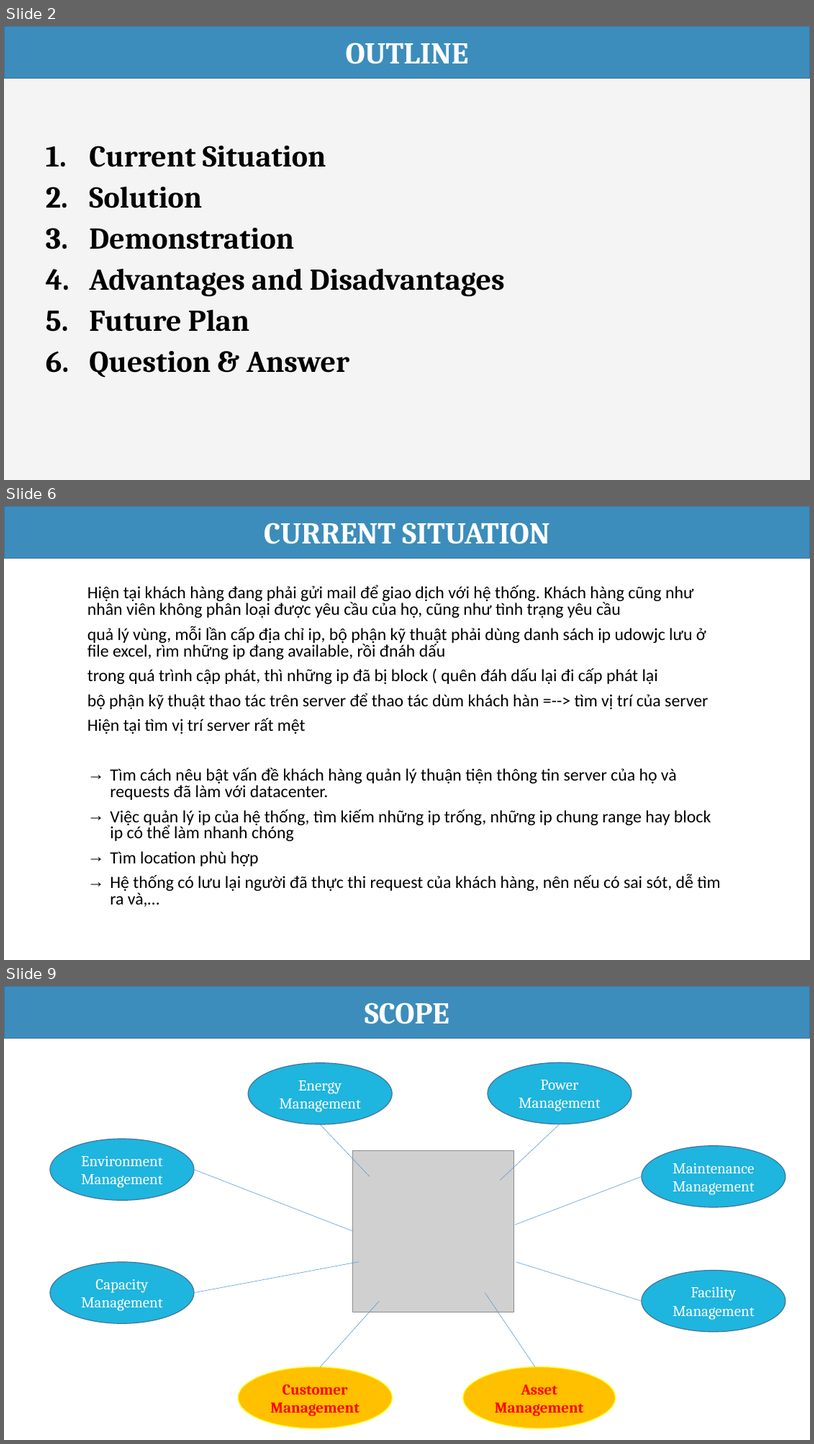
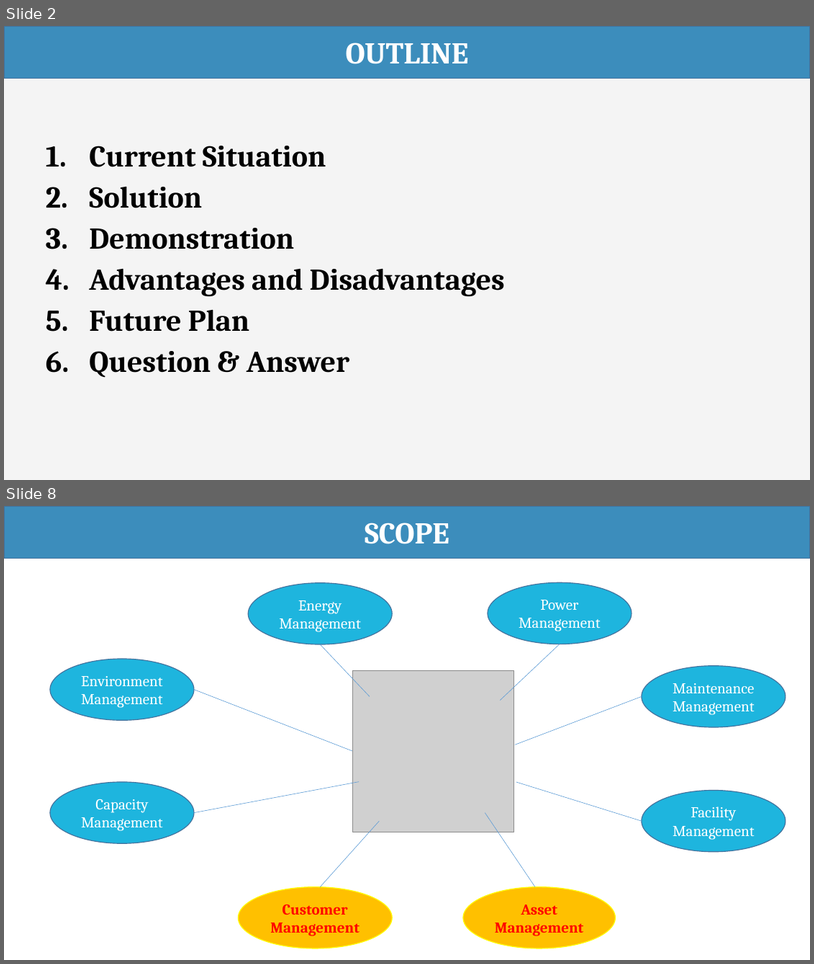
Before and after one commit to haltt051093/IMS-datacenter, a slide deck: Document/Presentation/IMS_20160413_Presentation.pptx. Shown one above the other, each under a label of ours: slides 2, 6 and 9 before the commit, slides 2 and 8 after it; the slides between them are not shown. The pictures are 814x1444 and 814x964 pixels, drawn with LibreOffice and Linux fonts; fonts in the diff are those of the drawing; grey boxes stand for pictures. Boxes give left, top, right and bottom in pixels: in the first picture for what was removed or moved away, otherwise in the second. Text is boxed around its words. In the diff, an @@ line names an element or a change of style, - is before the commit and + after.

```diff
--- a/Document/Presentation/IMS_20160413_Presentation.pptx
+++ b/Document/Presentation/IMS_20160413_Presentation.pptx
@@ slide 6 removed at [4,506,810,960], background #FFFFFF @@
@@ rectangle removed at [4,506,810,558] @@
-CURRENT SITUATION
@@ subtitle removed at [88,584,720,906] @@
-Hiện tại khách hàng đang phải gửi mail để giao dịch với hệ thống. Khách hàng cũng như nhân viên không phân loại được yêu cầu của họ, cũng như tình trạng yêu cầu
-quả lý vùng, mỗi lần cấp địa chỉ ip, bộ phận kỹ thuật phải dùng danh sách ip udowjc lưu ở file excel, rìm những ip đang available, rồi đnáh dấu
-trong quá trình cập phát, thì những ip đã bị block ( quên đáh dấu lại đi cấp phát lại
-bộ phận kỹ thuật thao tác trên server để thao tác dùm khách hàn =--> tìm vị trí của server
-Hiện tại tìm vị trí server rất mệt
-→ Tìm cách nêu bật vấn đề khách hàng quản lý thuận tiện thông tin server của họ và requests đã làm với datacenter.
-→ Việc quản lý ip của hệ thống, tìm kiếm những ip trống, những ip chung range hay block ip có thể làm nhanh chóng
-→ Tìm location phù hợp
-→ Hệ thống có lưu lại người đã thực thi request của khách hàng, nên nếu có sai sót, dễ tìm ra và,…
@@ what was slide 9 is now slide 8 @@
```
Also in this commit, not shown: 2 slides changed, 2 slides added, 3 other slides removed, 4 other files.
